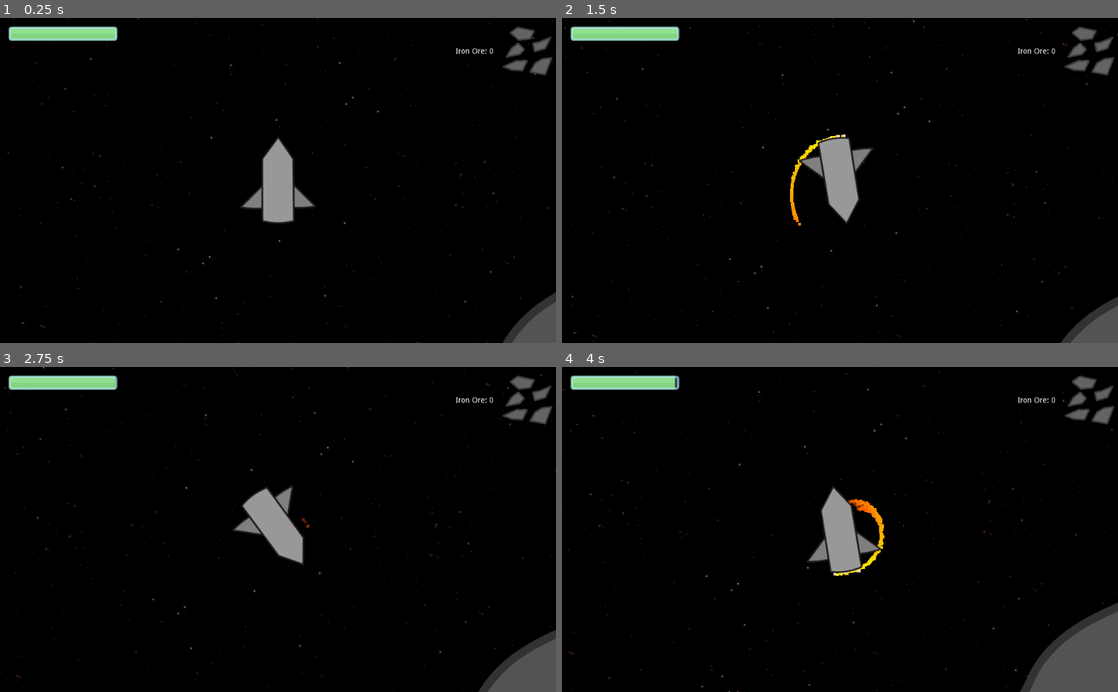
Above: before the commit, frames 1-4 (two rows, left to right).
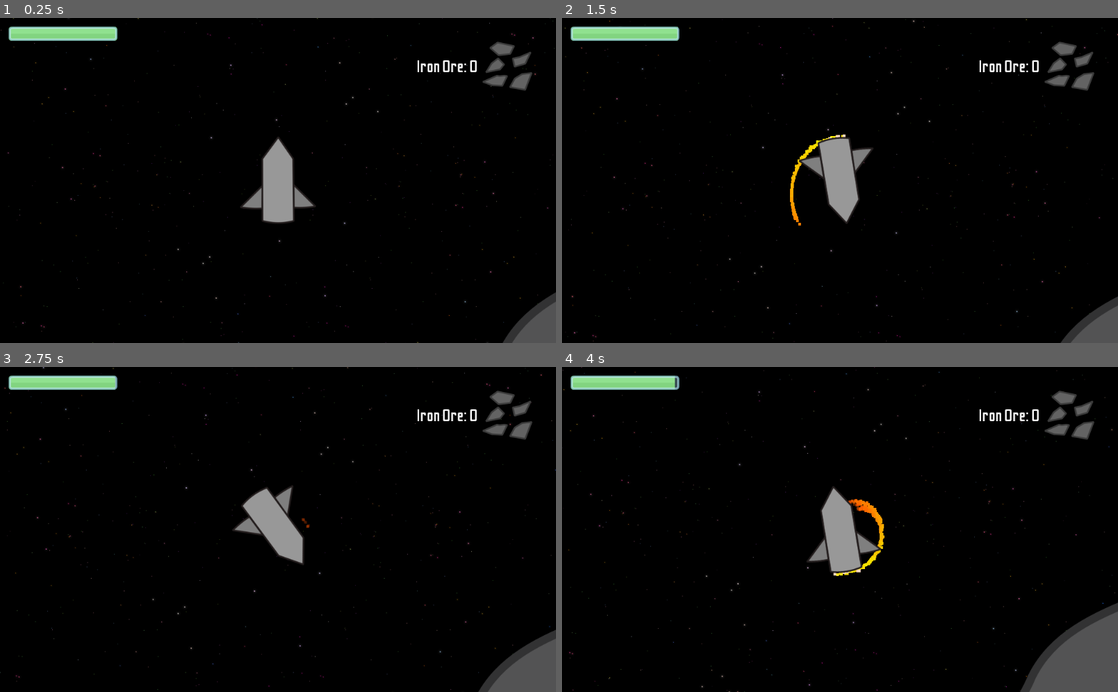
Above: after the commit, the same moments.

Repository: mariothedog/Holes-Theme
Game: Godot game, scene res://Space/Space.tscn
Two runs of this game, one before a commit and one after it. Both use one fixed random seed, a clock stepped at 60 frames per second and the inputs below.
Inputs (mouse positions are in pixels of both pictures, inside the frame that each line leads up to):
- Up to frame 1 (0.25 s): no input
- Up to frame 2 (1.5 s): tap Enter at 0.5 s; move the mouse to (962, 164) at 0.52 s; hold D (turn_right) from 0.53 s (still down); tap L (land) at 0.6, 1.35 s; click (962, 164) at 0.67 s; tap W (thrust) at 0.77 s; move the mouse to (728, 196) at 1.27 s; click (728, 196) at 1.42 s
- Up to frame 3 (2.75 s): tap W (thrust) at 1.52 s; move the mouse to (333, 458) at 2.02 s; release D (turn_right) at 2.03 s; hold A (turn_left) from 2.03 s (still down); tap L (land) at 2.1 s; click (333, 458) at 2.17 s
- Up to frame 4 (4 s): move the mouse to (812, 594) at 2.77 s; release A (turn_left) at 2.78 s; hold D (turn_right) from 2.78 s (still down); tap L (land) at 2.85, 3.6 s; click (812, 594) at 2.92 s; tap W (thrust) at 3.02, 3.77 s; move the mouse to (1006, 578) at 3.52 s; click (1006, 578) at 3.67 s

The runs differ from the first frame. In frame 1, 1.3% of the frame differs, in the area x 75-100%, y 2-23%; in frame 2, 1.3%; in frame 3, 1.3%; in frame 4, 1.3%.

Commit message:
Improved the inventory gui

Diff:
--- a/UI/HUD.gd
+++ b/UI/HUD.gd
@@ -4,4 +4,4 @@
 	update_inventory()
 
 func update_inventory():
-	$Inventory/Iron/Label.text = "Iron Ore: %s" % global.inventory.get("Iron Ore", 0)
+	$Inventory/HBoxContainer/Label.text = "Iron Ore: %s" % global.inventory.get("Iron Ore", 0)
--- a/UI/HUD.tscn
+++ b/UI/HUD.tscn
@@ -1,35 +1,44 @@
-[gd_scene load_steps=3 format=2]
+[gd_scene load_steps=5 format=2]
 
 [ext_resource path="res://Asteroids/Ore/Iron.png" type="Texture" id=1]
 [ext_resource path="res://UI/HUD.gd" type="Script" id=2]
+[ext_resource path="res://UI/Fonts/OdibeeSans-Regular.ttf" type="DynamicFontData" id=3]
+
+[sub_resource type="DynamicFont" id=2]
+size = 32
+font_data = ExtResource( 3 )
 
 [node name="HUD" type="CanvasLayer"]
 script = ExtResource( 2 )
 
-[node name="Inventory" type="VSplitContainer" parent="."]
-anchor_left = 0.97
-anchor_top = 0.02
-anchor_right = 0.97
-anchor_bottom = 0.02
-margin_left = -154.0
-margin_bottom = 100.0
+[node name="Inventory" type="MarginContainer" parent="."]
+anchor_left = 1.0
+anchor_right = 1.0
+margin_left = -297.0
+margin_bottom = 180.0
+custom_constants/margin_right = 40
+custom_constants/margin_top = 40
+custom_constants/margin_left = 40
+custom_constants/margin_bottom = 40
 __meta__ = {
 "_edit_use_anchors_": false
 }
 
-[node name="Iron" type="HSplitContainer" parent="Inventory"]
-margin_right = 154.0
-margin_bottom = 100.0
-dragger_visibility = 1
+[node name="HBoxContainer" type="HBoxContainer" parent="Inventory"]
+margin_left = 40.0
+margin_top = 40.0
+margin_right = 257.0
+margin_bottom = 140.0
 
-[node name="Label" type="Label" parent="Inventory/Iron"]
-margin_top = 43.0
-margin_right = 42.0
-margin_bottom = 57.0
-text = "Iron: 0"
+[node name="Label" type="Label" parent="Inventory/HBoxContainer"]
+margin_top = 32.0
+margin_right = 113.0
+margin_bottom = 68.0
+custom_fonts/font = SubResource( 2 )
+text = "Iron Ore: 0"
 
-[node name="TextureRect" type="TextureRect" parent="Inventory/Iron"]
-margin_left = 54.0
-margin_right = 154.0
+[node name="TextureRect" type="TextureRect" parent="Inventory/HBoxContainer"]
+margin_left = 117.0
+margin_right = 217.0
 margin_bottom = 100.0
 texture = ExtResource( 1 )
Not shown, changed: Credits.txt
Binary file added: UI/Fonts/OdibeeSans-Regular.ttf
